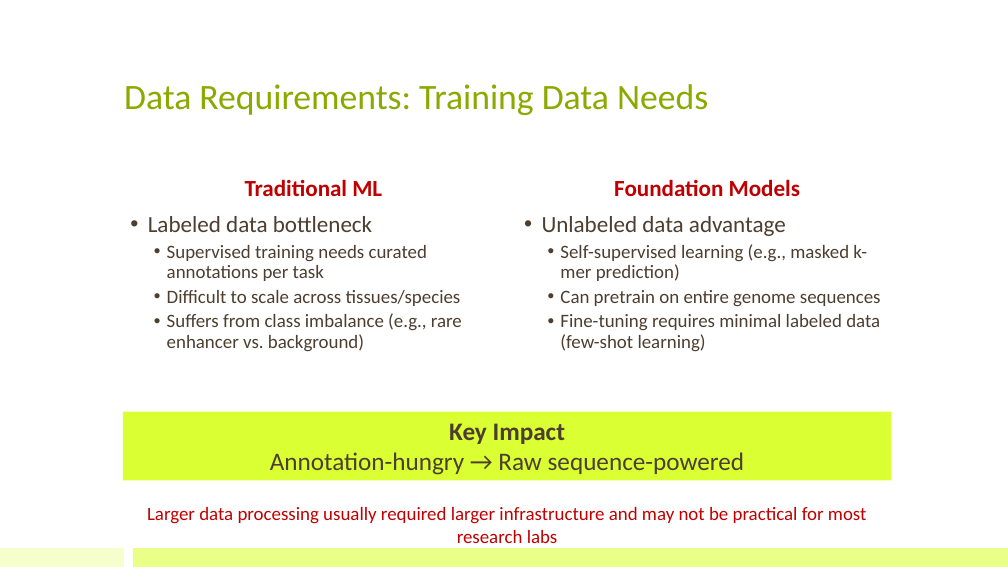
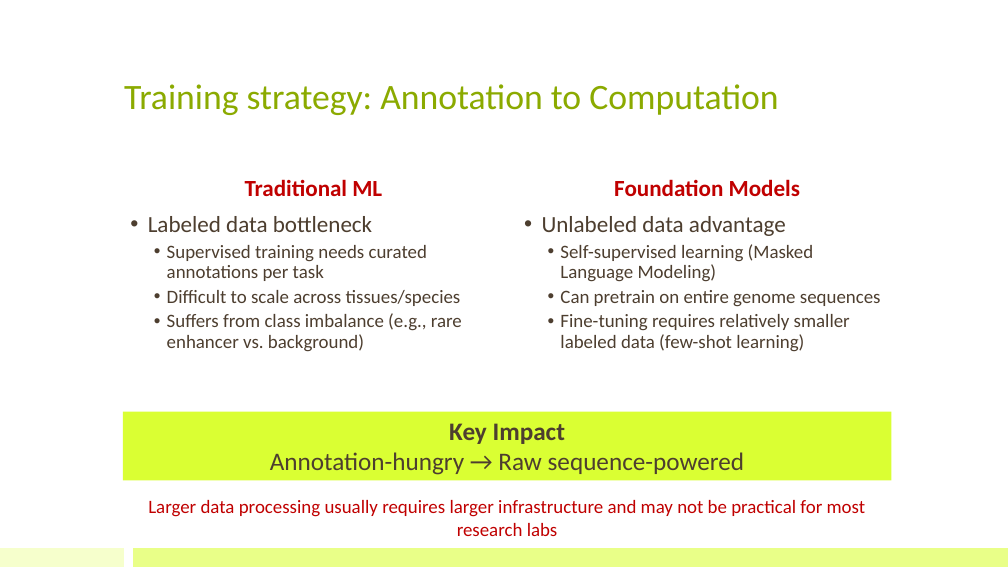
Before and after one commit to bioinfo-kaust/gfm-workshop, a slide deck: slide 11 of lecture_slides/1.day1_before_lunch/lecture_1a_intro_gfm.pptx. Drawn at 1008x567 pixels with LibreOffice and Linux fonts; fonts in the diff are those of the drawing. Boxes give left, top, right and bottom in pixels: in the first picture for what was removed or moved away, otherwise in the second. Text is boxed around its words. In the diff, an @@ line names an element or a change of style, - is before the commit and + after.

```diff
--- a/lecture_slides/1.day1_before_lunch/lecture_1a_intro_gfm.pptx
+++ b/lecture_slides/1.day1_before_lunch/lecture_1a_intro_gfm.pptx
@@ title at (124, 84, 778, 115): text changed @@
-Data Requirements: Training Data Needs
+Training strategy: Annotation to Computation
@@ text at (560, 244, 814, 282): text changed @@
-  • Self-supervised learning (e.g., masked k-mer prediction)
+  • Self-supervised learning (Masked Language Modeling)
@@ text at (560, 314, 850, 351): text changed @@
-  • Fine-tuning requires minimal labeled data (few-shot learning)
+  • Fine-tuning requires relatively smaller labeled data (few-shot learning)
@@ text at (148, 500, 866, 536): text changed @@
-Larger data processing usually required larger infrastructure and may not be practical for most research labs
+Larger data processing usually requires larger infrastructure and may not be practical for most research labs
```
Also in this commit, not shown: 12 other slides changed, 2 other files.
